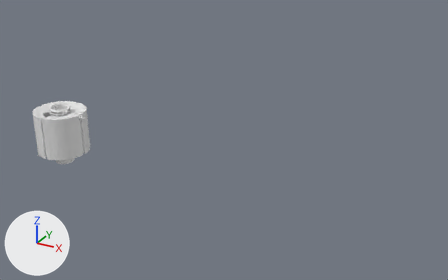
The FBX model Early Bird/EarlyBird.fbx, before and after one commit.
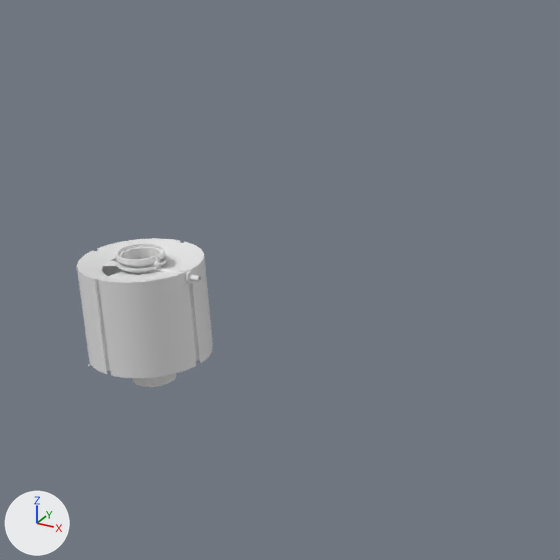
There are two pictures of each version: one whole from a 50 mm lens placed at (3.58, -3.64, 2.06), pointed at (1.49, 0.18, 0.15), one close up on the part from 0% to 53% of the width and 0% to 85% of the height. The axes (+X, +Y, +Z) are drawn at lower left. The lights are the same throughout. Where no turn or scale is listed for an object, it has been applied to the vertices.

In view in the first close-up: 'Antenna', 'BodyShell', 'EngineNozzle', 'SpinTop', 'TopInner', 'TopOuter', 'TopOuter.001'.
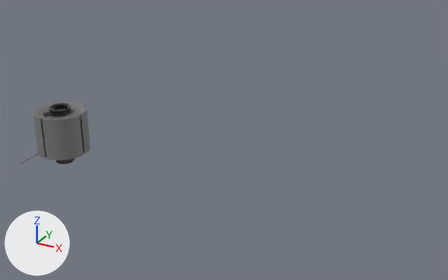
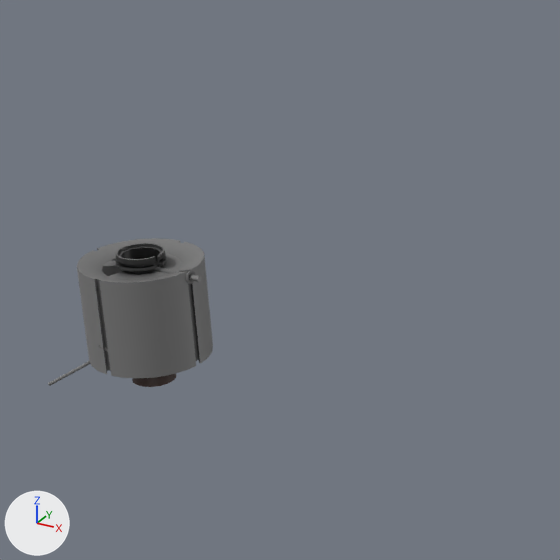
Scene script edits in JSON lines:
```json
{"op": "add", "block": "img_texture_256_png", "code": ["img_texture_256_png = load_image('texture_256.png', 'texture_256.png', 256, 256, 'sRGB')"]}
{"op": "remove", "block": "mat_material", "code": "mat_material.base_color = (0.8, 0.8, 0.8)  # white #e7e7e7"}
{"op": "add", "block": "mat_material", "code": "mat_material.texture = img_texture_256_png"}
{"op": "set", "path": "ob_antennabase_003.rotation_euler", "old": "(0.0, 1.571, 0.0)", "new": "(-1.047, 1.571, 0.0)", "note": "degrees (0, 90, 0) -> degrees (-60, 90, 0)"}
```

What differs and where, as boxes (x1, y1, x2, y2) in the close-ups (560 x 560 px):
```json
{"object": "BodyShell", "change": "surface changed", "before": [77, 256, 213, 378], "after": [77, 256, 213, 378]}
{"object": "TopOuter", "change": "surface changed", "before": [77, 238, 204, 283], "after": [77, 238, 204, 283], "on screen": "white to grey"}
{"object": "SpinTop", "change": "surface changed", "before": [115, 243, 167, 273], "after": [115, 243, 167, 273], "on screen": "grey to black"}
{"object": "TopOuter.001", "change": "surface changed", "before": [95, 241, 200, 373], "after": [95, 241, 200, 373], "on screen": "grey to black"}
{"object": "TopInner", "change": "surface changed", "before": [104, 254, 181, 280], "after": [104, 254, 181, 280], "on screen": "white to grey"}
{"object": "EngineNozzle", "change": "surface changed", "before": [132, 373, 177, 387], "after": [132, 373, 177, 387], "on screen": "grey to black"}
{"object": "Antenna", "change": "surface changed", "before": [154, 267, 201, 284], "after": [154, 267, 201, 284], "on screen": "white to grey"}
{"object": "AntennaBase.003", "change": "surface changed, turned", "before": [88, 363, 92, 368], "after": [48, 361, 91, 386]}
{"object": "AntennaBase.002", "change": "surface changed", "before": [98, 344, 156, 378], "after": [98, 344, 156, 378]}
```
